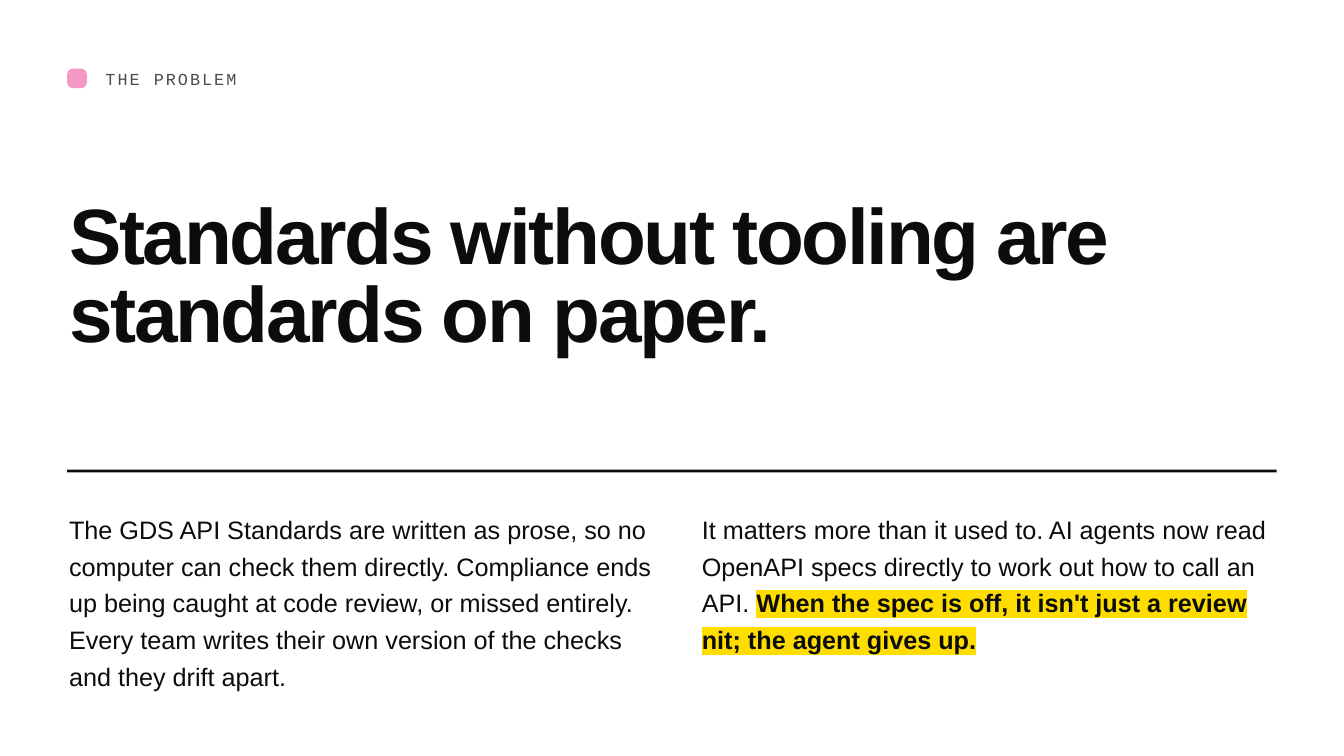
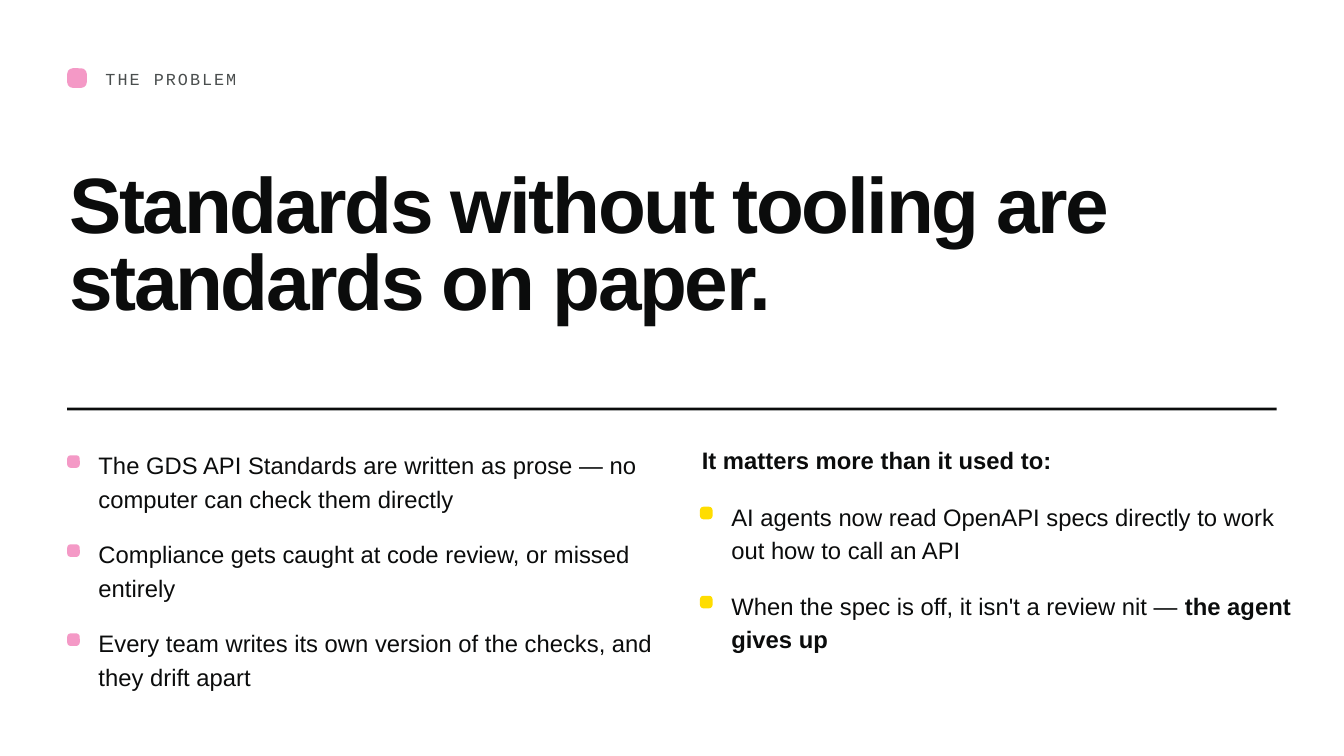
Before and after one commit to wilsonadenuga/pre-commit-gds-api-schema-checker, a slide deck: slide 2 of GDS_API_Schema_Checker.pptx. Drawn at 1344x756 pixels with LibreOffice and Linux fonts; fonts in the diff are those of the drawing. Boxes give left, top, right and bottom in pixels: in the first picture for what was removed or moved away, otherwise in the second. Text is boxed around its words. In the diff, an @@ line names an element or a change of style, - is before the commit and + after.

```diff
--- a/GDS_API_Schema_Checker.pptx
+++ b/GDS_API_Schema_Checker.pptx
@@ text "Standards without tooling are standards ...": place and size @@
-text "Standards without tooling are standards ..." at [69, 207, 1110, 356]
+text "Standards without tooling are standards ..." at [69, 176, 1110, 325]
@@ rectangle: place and size @@
-rectangle at [67, 470, 1277, 472]
+rectangle at [67, 408, 1277, 411]
@@ rounded rectangle added at [67, 456, 80, 468], fill #F499C6 @@
@@ text added at [98, 456, 636, 513], 25.5 pt, text #0B0C0C @@
+The GDS API Standards are written as prose — no computer can check them directly
@@ text added at [702, 451, 1051, 470], 25.5 pt, text #0B0C0C, bold @@
+It matters more than it used to:
@@ rounded rectangle added at [700, 507, 713, 519], fill #FFDD00 @@
@@ text added at [731, 508, 1274, 560], 25.5 pt, text #0B0C0C @@
+AI agents now read OpenAPI specs directly to work out how to call an API
@@ rounded rectangle added at [67, 544, 80, 557], fill #F499C6 @@
@@ text added at [98, 545, 629, 602], 25.5 pt, text #0B0C0C @@
+Compliance gets caught at code review, or missed entirely
@@ rounded rectangle added at [700, 596, 713, 609], fill #FFDD00 @@
@@ text at [731, 597, 1291, 653]: text changed; size 27 to 25.5 pt @@
-It matters more than it used to. AI agents now read OpenAPI specs directly to work out how to call an API. When the spec is off, it isn't just a review nit; the agent gives up.
+When the spec is off, it isn't a review nit — the agent gives up
@@ rounded rectangle added at [67, 634, 80, 646], fill #F499C6 @@
@@ text at [98, 634, 652, 691]: text changed; size 27 to 25.5 pt @@
-The GDS API Standards are written as prose, so no computer can check them directly. Compliance ends up being caught at code review, or missed entirely. Every team writes their own version of the checks and they drift apart.
+Every team writes its own version of the checks, and they drift apart
```
Also in this commit, not shown: 6 other slides changed.
